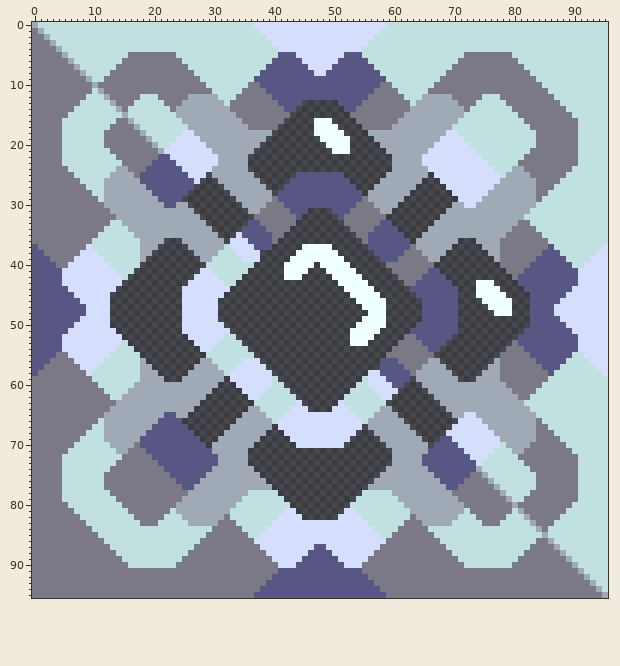
Two versions of one sprite sheet, sprites/blocks/production/silicon-smeltery-top.png. That is the earlier state.
The file is 96x96 pixels.
The same view after the edit:
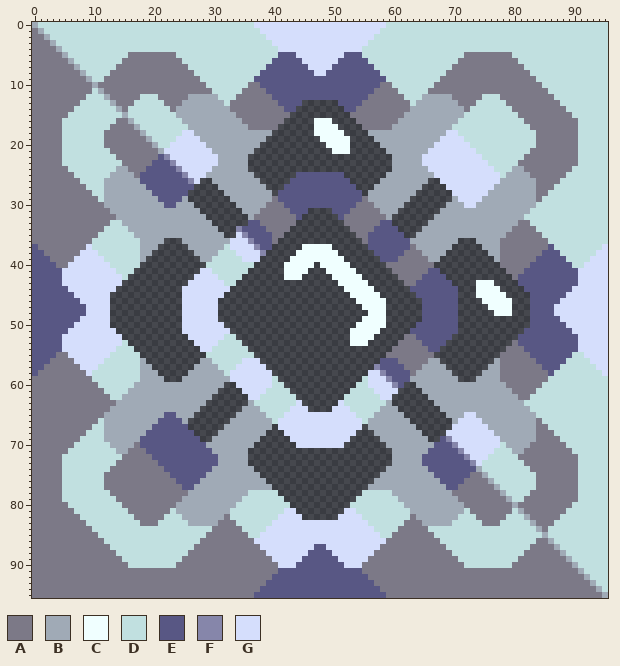
Palette (. is transparent): A #7c7987  B #a0aab6  C #f0ffff  D #c1e0e0  E #585784  F #8686aa  G #d5defc
Changes in this commit:
{"y":22,"x":22,"old":"E","new":"F"}
{"y":23,"x":23,"old":"E","new":"F"}
{"y":24,"x":24,"old":"E","new":"F"}
{"y":25,"x":25,"old":"E","new":"F"}
{"y":25,"x":29,"old":".","new":"B"}
{"y":25,"x":66,"old":".","new":"B"}
{"y":26,"x":26,"old":"E","new":"F"}
{"y":26,"x":30,"old":".","new":"B"}
{"y":26,"x":65,"old":".","new":"B"}
{"y":27,"x":31,"old":".","new":"B"}
{"y":27,"x":64,"old":".","new":"B"}
{"y":28,"x":32,"old":".","new":"B"}
{"y":28,"x":63,"old":".","new":"B"}
{"y":29,"x":25,"old":".","new":"B"}
{"y":29,"x":33,"old":".","new":"B"}
{"y":29,"x":62,"old":".","new":"B"}
{"y":29,"x":70,"old":".","new":"B"}
{"y":30,"x":26,"old":".","new":"B"}
{"y":30,"x":34,"old":".","new":"B"}
{"y":30,"x":61,"old":".","new":"B"}
{"y":30,"x":69,"old":".","new":"B"}
{"y":31,"x":27,"old":".","new":"B"}
{"y":31,"x":35,"old":".","new":"B"}
{"y":31,"x":60,"old":".","new":"B"}
{"y":31,"x":68,"old":".","new":"B"}
{"y":32,"x":28,"old":".","new":"B"}
{"y":32,"x":36,"old":".","new":"B"}
{"y":32,"x":59,"old":".","new":"B"}
{"y":32,"x":67,"old":".","new":"B"}
{"y":33,"x":29,"old":".","new":"B"}
{"y":33,"x":66,"old":".","new":"B"}
{"y":34,"x":30,"old":".","new":"B"}
{"y":34,"x":34,"old":".","new":"F"}
{"y":34,"x":65,"old":".","new":"B"}
{"y":35,"x":31,"old":".","new":"B"}
{"y":35,"x":35,"old":"E","new":"F"}
{"y":35,"x":64,"old":".","new":"B"}
{"y":36,"x":32,"old":".","new":"B"}
{"y":36,"x":36,"old":"E","new":"F"}
{"y":36,"x":63,"old":".","new":"B"}
{"y":37,"x":37,"old":"E","new":"F"}
{"y":38,"x":38,"old":".","new":"F"}
{"y":57,"x":57,"old":".","new":"F"}
{"y":58,"x":58,"old":"E","new":"F"}
{"y":59,"x":32,"old":".","new":"B"}
{"y":59,"x":59,"old":"E","new":"F"}
{"y":59,"x":63,"old":".","new":"B"}
{"y":60,"x":31,"old":".","new":"B"}
{"y":60,"x":60,"old":"E","new":"F"}
{"y":60,"x":64,"old":".","new":"B"}
{"y":61,"x":30,"old":".","new":"B"}
{"y":61,"x":65,"old":".","new":"B"}
{"y":62,"x":29,"old":".","new":"B"}
{"y":62,"x":66,"old":".","new":"B"}
{"y":63,"x":28,"old":".","new":"B"}
{"y":63,"x":36,"old":".","new":"B"}
{"y":63,"x":59,"old":".","new":"B"}
{"y":63,"x":67,"old":".","new":"B"}
{"y":64,"x":27,"old":".","new":"B"}
{"y":64,"x":35,"old":".","new":"B"}
{"y":64,"x":60,"old":".","new":"B"}
{"y":64,"x":68,"old":".","new":"B"}
{"y":65,"x":26,"old":".","new":"B"}
{"y":65,"x":34,"old":".","new":"B"}
{"y":65,"x":61,"old":".","new":"B"}
{"y":65,"x":69,"old":".","new":"B"}
{"y":66,"x":25,"old":".","new":"B"}
{"y":66,"x":33,"old":".","new":"B"}
{"y":66,"x":62,"old":".","new":"B"}
{"y":66,"x":70,"old":".","new":"B"}
{"y":67,"x":32,"old":".","new":"B"}
{"y":67,"x":63,"old":".","new":"B"}
{"y":68,"x":31,"old":".","new":"B"}
{"y":68,"x":64,"old":".","new":"B"}
{"y":69,"x":30,"old":".","new":"B"}
{"y":69,"x":65,"old":".","new":"B"}
{"y":69,"x":69,"old":"E","new":"F"}
{"y":70,"x":29,"old":".","new":"B"}
{"y":70,"x":66,"old":".","new":"B"}
{"y":70,"x":70,"old":"E","new":"F"}
{"y":71,"x":71,"old":"E","new":"F"}
{"y":72,"x":72,"old":"E","new":"F"}
{"y":73,"x":73,"old":"E","new":"F"}
{"label":"changed","picture_box":[164,154,266,256]}
{"label":"added","picture_box":[386,172,458,244]}
{"label":"changed","picture_box":[374,364,476,466]}
{"label":"added","picture_box":[182,376,254,448]}
